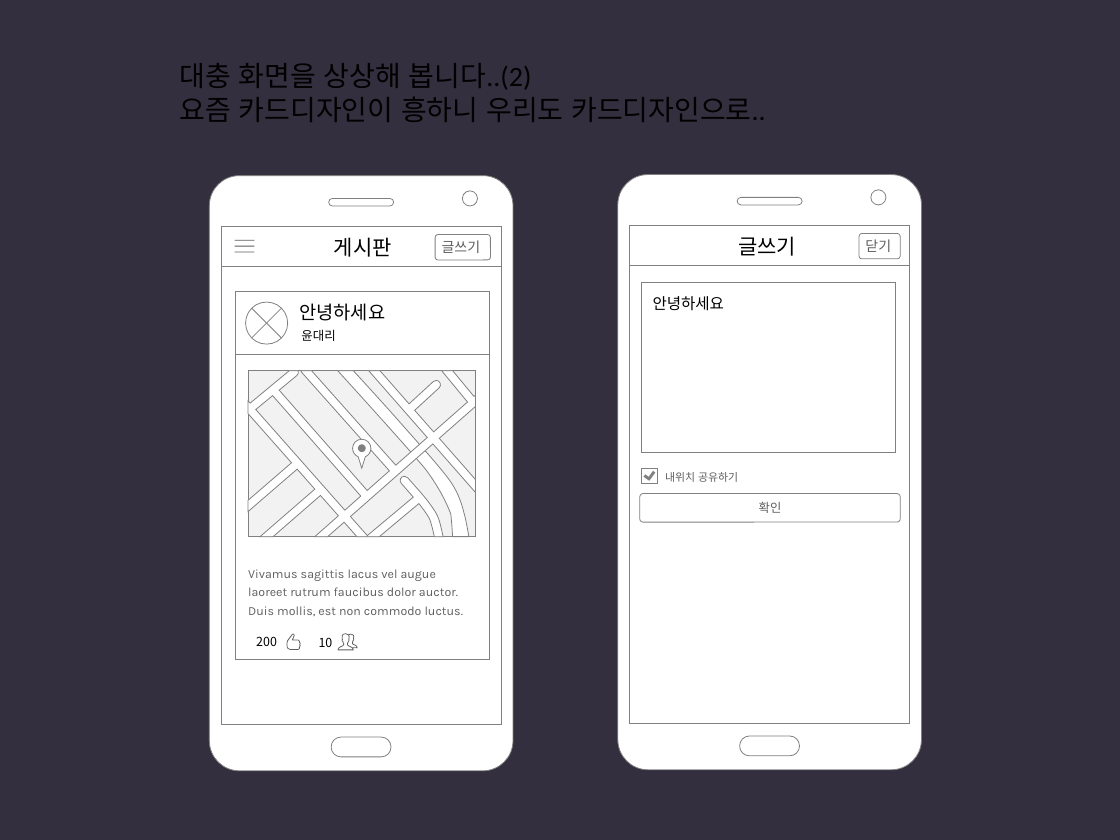
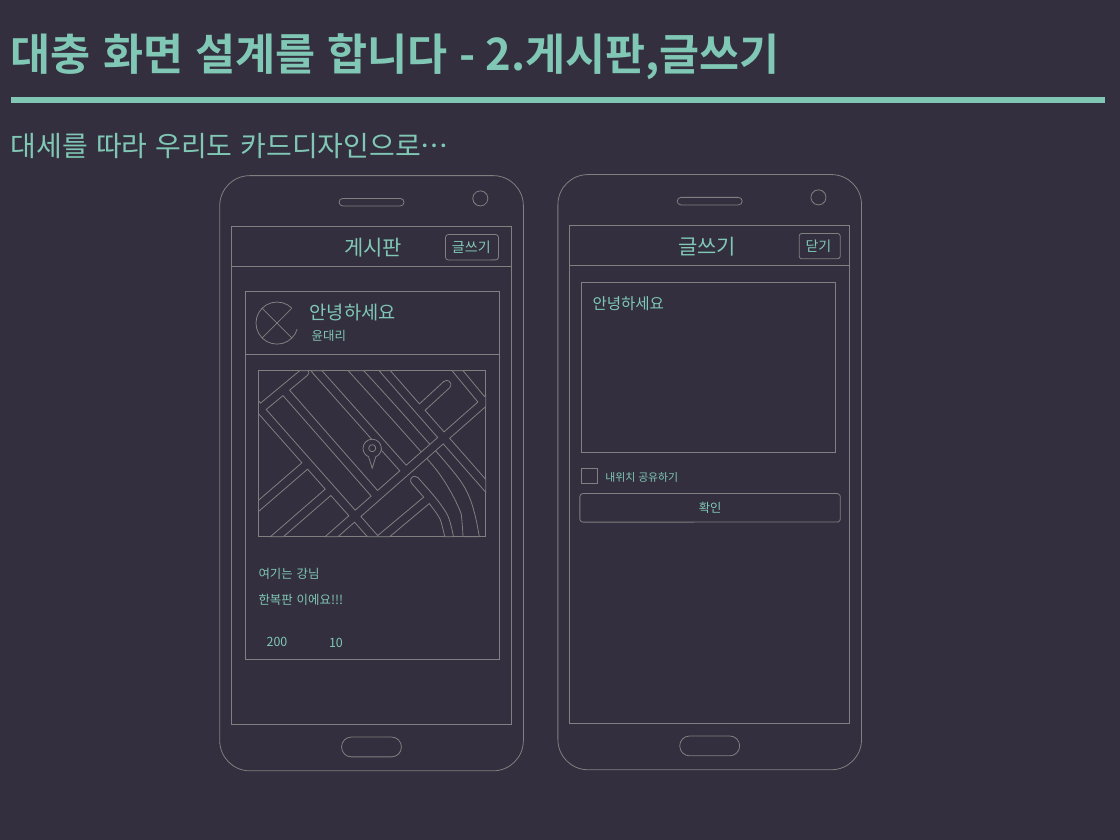
Before and after one commit to yysstory/mozzi, a slide deck: slide 11 of DOCS/1.pptx (slide 12 before the commit). Drawn at 1120x840 pixels with LibreOffice and Linux fonts; fonts in the diff are those of the drawing. Boxes give left, top, right and bottom in pixels: in the first picture for what was removed or moved away, otherwise in the second. Text is boxed around its words. In the diff, an @@ line names an element or a change of style, - is before the commit and + after.

```diff
--- a/DOCS/1.pptx
+++ b/DOCS/1.pptx
@@ text added at [11,33,780,79], 28 pt, text #80C8B5, bold @@
+대충 화면 설계를 합니다 - 2.게시판,글쓰기
@@ line added from (15, 100) to (1102, 100), #80C8B5 4 pt @@
@@ text at [11,133,449,158]: text changed; font Calibri to Noto Sans CJK KR; text colour #000000 to #80C8B5 @@
-대충 화면을 상상해 봅니다..(2)
-요즘 카드디자인이 흥하니 우리도 카드디자인으로..
+대세를 따라 우리도 카드디자인으로…
@@ fill none to #332F3E in 7 elements at [342,737,401,757], [245,291,500,660], [473,190,488,206], [339,198,404,206], [680,736,739,756], [678,197,743,205], [811,189,827,205] @@
@@ 9 freeform shapes, 5 rectangles, 4 lines, 3 texts, 3 ellipses, 1 rounded rectangle: place and size @@
-9 freeform shapes, 5 rectangles, 4 lines, 3 texts, 3 ellipses, 1 rounded rectangle at [209,176,513,771]
+9 freeform shapes, 5 rectangles, 4 lines, 3 texts, 3 ellipses, 1 rounded rectangle at [220,176,523,771]
@@ text "게시판" at [344,237,402,257]: font Calibri to Noto Sans CJK KR, text colour #000000 to #80C8B5 @@
@@ text "글쓰기" at [678,236,736,256]: font Calibri to Noto Sans CJK KR, text colour #000000 to #80C8B5 @@
@@ font Karla to Noto Sans CJK KR, text colour #5F5F5F to #80C8B5; fill #FFFFFF to #332F3E in 3 elements at [446,234,498,260], [580,494,841,522], [800,233,841,259] @@
@@ fill #5F5F5F to #332F3E in 3 elements at [297,634,310,651], [348,634,368,651], [245,240,265,252] @@
@@ rectangle "안녕하세요" at [292,295,414,328]: text colour #000000 to #80C8B5; fill none to #332F3E @@
@@ rectangle "안녕하세요" at [581,282,836,452]: font Calibri to Noto Sans CJK KR, text colour #000000 to #80C8B5; fill none to #332F3E @@
@@ text "윤대리" at [312,330,346,341]: text colour #000000 to #80C8B5 @@
@@ rectangle at [259,371,486,536]: fill #F2F2F2 to #332F3E @@
@@ ellipse at [368,445,375,451]: fill #808080 to #332F3E @@
@@ 4 freeform shapes, 3 rectangles, 2 rounded rectangles, 1 text, 1 line, 1 ellipse: place and size @@
-4 freeform shapes, 3 rectangles, 2 rounded rectangles, 1 text, 1 line, 1 ellipse at [618,175,922,769]
+4 freeform shapes, 3 rectangles, 2 rounded rectangles, 1 text, 1 line, 1 ellipse at [558,175,861,769]
@@ fill #FFFFFF to #332F3E in 9 elements at [220,176,523,771], [348,371,479,536], [259,371,486,536], [363,439,381,468], [256,302,299,345], [232,226,512,724], [570,225,850,722], [558,175,861,769], [581,468,597,484] @@
@@ freeform shape at [584,470,596,480]: fill #808080 to #332F3E @@
@@ rectangle "내위치 공유하기": place and size @@
-rectangle "내위치 공유하기" at [665,472,738,482]
+rectangle "내위치 공유하기" at [605,468,681,483]
@@ rectangle "내위치 공유하기" at [605,468,681,483]: font Karla to Noto Sans CJK KR, text colour #5F5F5F to #80C8B5; fill none to #332F3E @@
@@ text at [259,568,344,605]: text changed; font Karla to Noto Sans CJK KR; text colour #5F5F5F to #80C8B5 @@
-Vivamus sagittis lacus vel augue laoreet rutrum faucibus dolor auctor. Duis mollis, est non commodo luctus.
+여기는 강님
+한복판 이에요!!!
@@ rectangle "200" at [252,628,301,655]: text colour #000000 to #80C8B5; fill none to #332F3E @@
@@ text "10" at [329,638,343,647]: text colour #000000 to #80C8B5 @@
```
Also in this commit, not shown: 16 other slides changed, 1 slide added, 1 slide removed.
